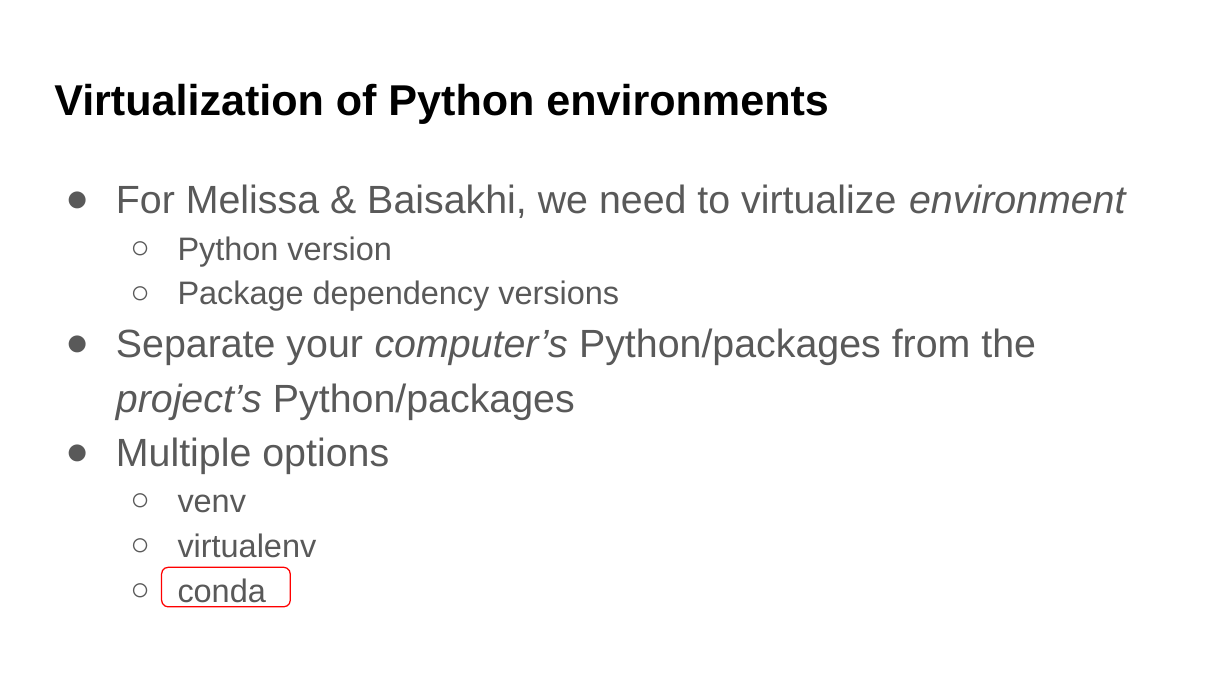
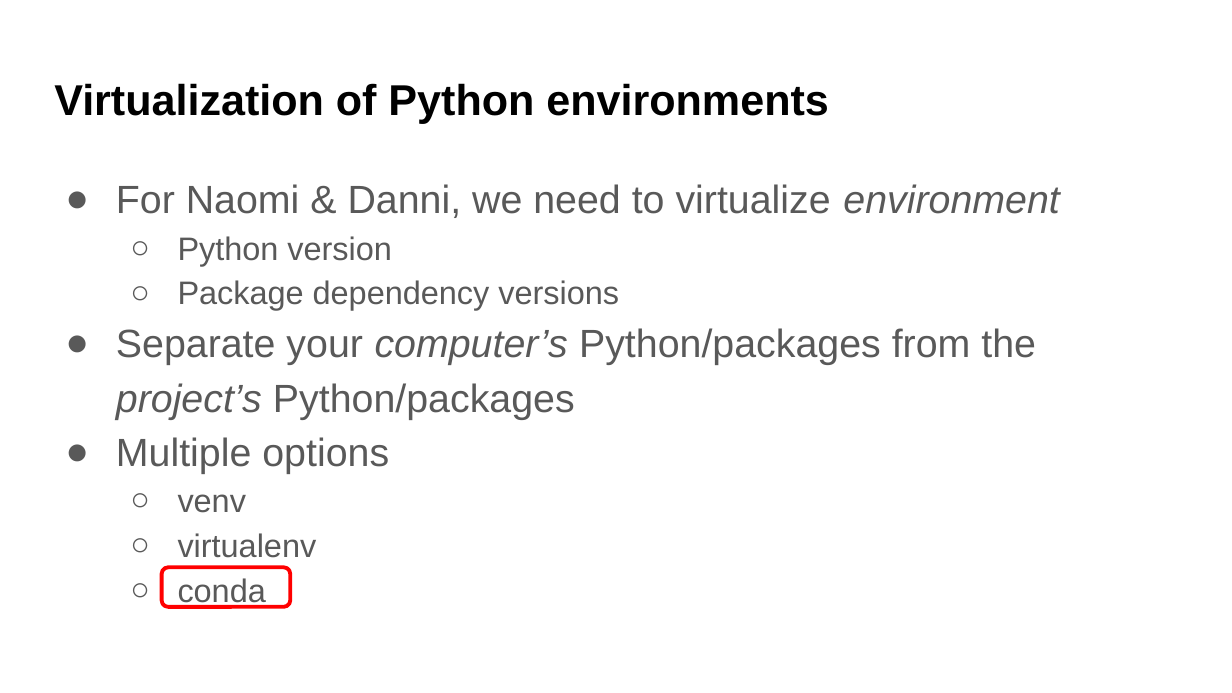
Before and after one commit to UWDATA515/lecture-materials, a slide deck: slide 11 of 07/DATA515_07_VirtualEnvironments.pptx (slide 12 before the commit). Drawn at 1232x693 pixels with LibreOffice and Linux fonts; fonts in the diff are those of the drawing; background and template pictures are left out. Boxes give left, top, right and bottom in pixels: in the first picture for what was removed or moved away, otherwise in the second. Text is boxed around its words. In the diff, an @@ line names an element or a change of style, - is before the commit and + after.

```diff
--- a/07/DATA515_07_VirtualEnvironments.pptx
+++ b/07/DATA515_07_VirtualEnvironments.pptx
@@ text at (116, 184, 1059, 218): text changed @@
-● For Melissa & Baisakhi, we need to virtualize environment
+● For Naomi & Danni, we need to virtualize environment
@@ rounded rectangle at (161, 568, 290, 607): outline #FF0000 0.75 pt to #FF0000 2.25 pt @@
```
Also in this commit, not shown: 14 other slides changed, 1 slide added, 2 slides removed, 5 other files.
